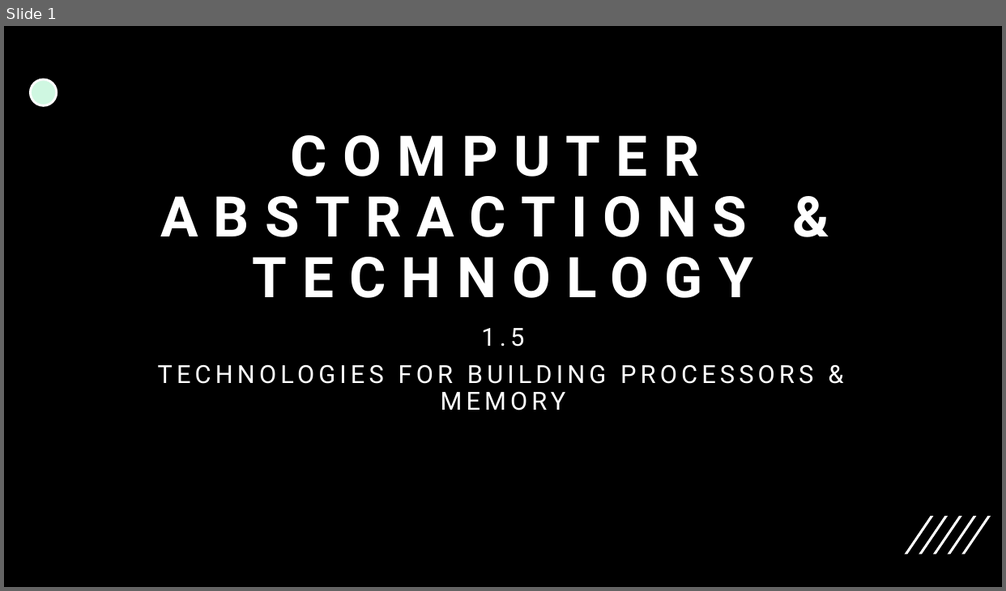
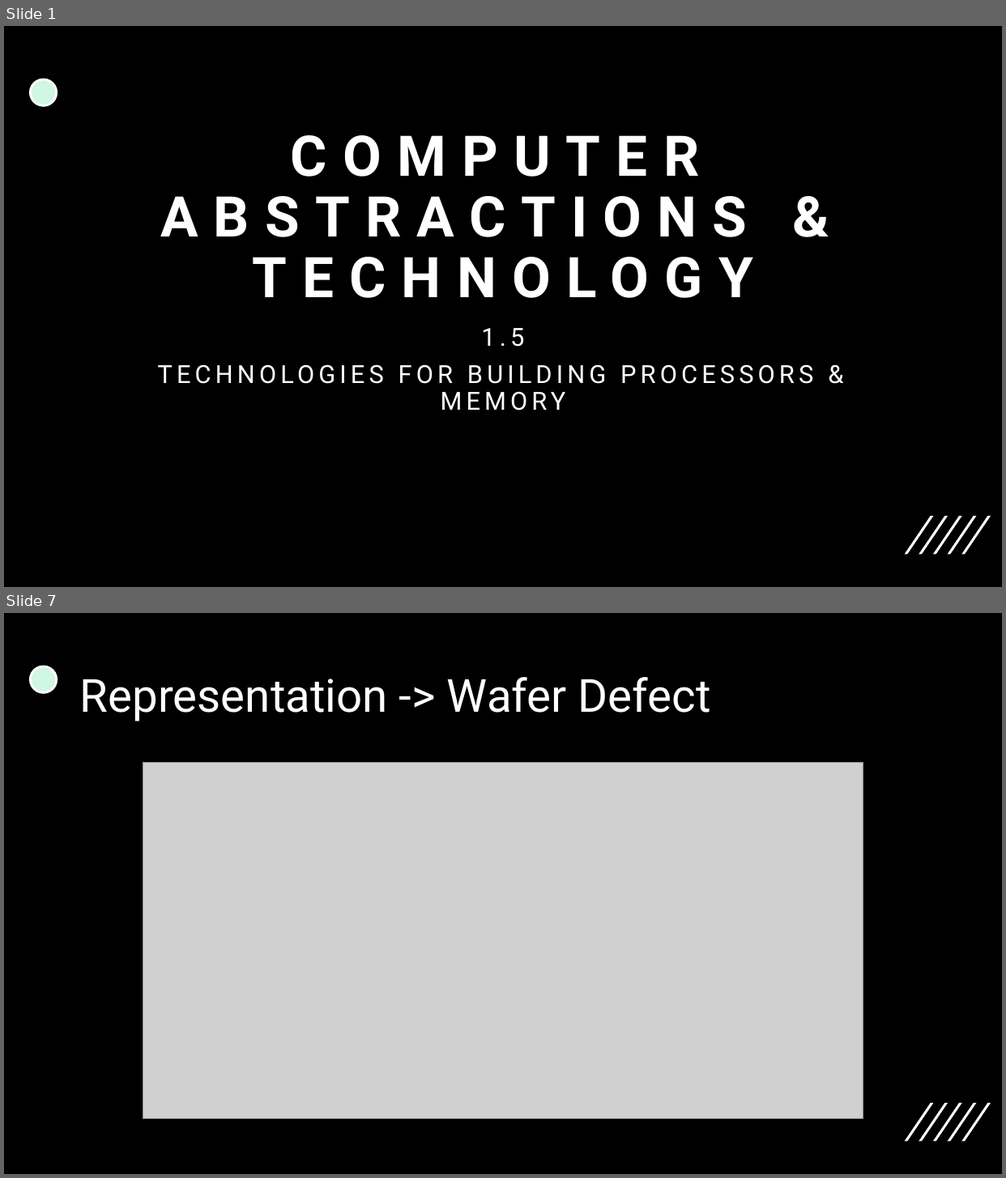
Before and after one commit to 00bayz/csci370_presentations, a slide deck: csci370_ch1_presentation.pptx. Shown one above the other, each under a label of ours: slide 1 before the commit, slides 1 and 7 after it; the slides between them are not shown. The pictures are 1006x591 and 1006x1178 pixels, drawn with LibreOffice and Linux fonts; fonts in the diff are those of the drawing; grey boxes stand for pictures. Boxes give left, top, right and bottom in pixels: in the first picture for what was removed or moved away, otherwise in the second. Text is boxed around its words. In the diff, an @@ line names an element or a change of style, - is before the commit and + after.

```diff
--- a/csci370_ch1_presentation.pptx
+++ b/csci370_ch1_presentation.pptx
@@ slide 7 added at <box>4,613,1002,1174</box>, background #000000; not listed: 6 template elements that a slide beside it also shows @@
@@ title added at <box>80,677,711,722</box>, 44 pt, text #FFFFFF @@
+Representation -> Wafer Defect
@@ picture added at <box>143,763,863,1119</box> @@
```
Also in this commit, not shown: 7 other slides added.
